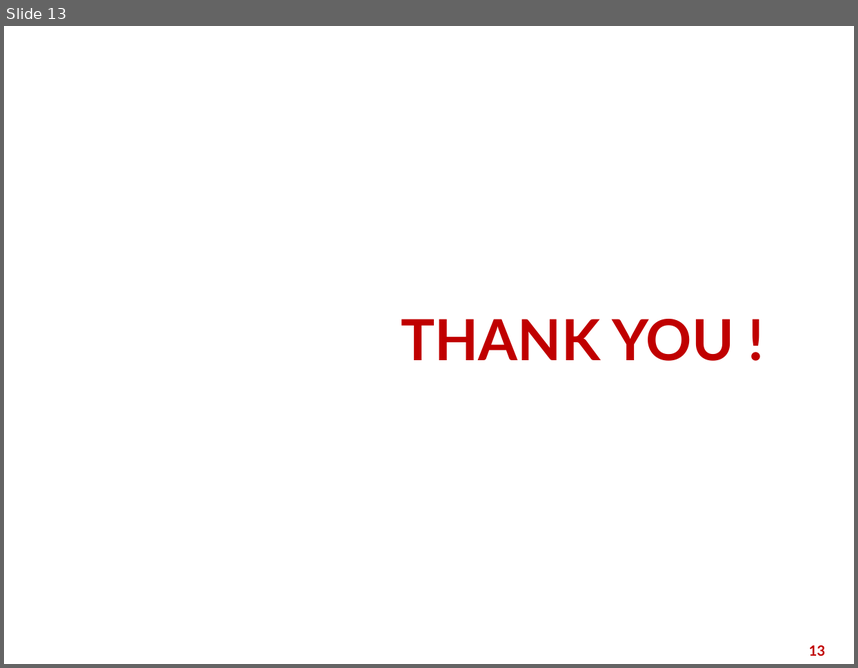
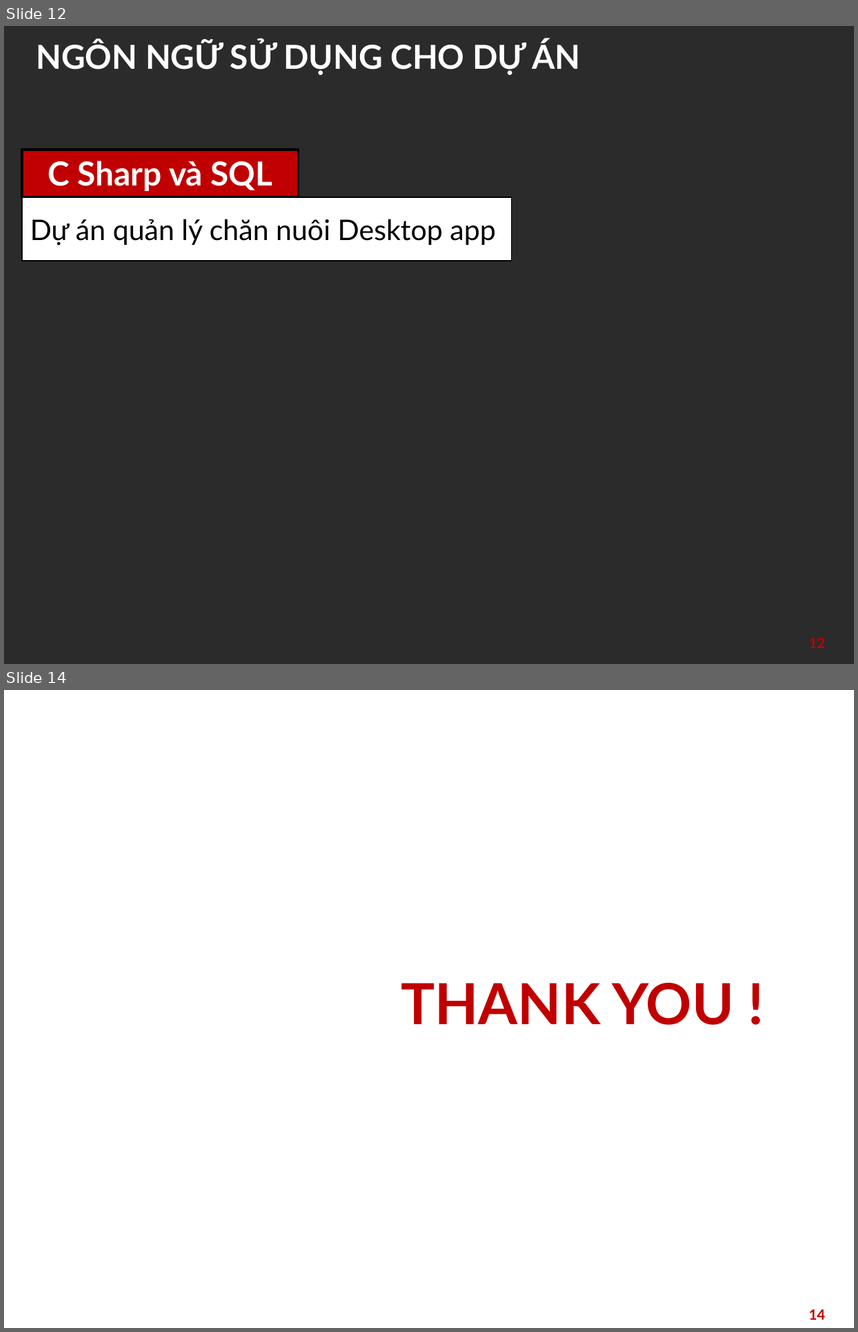
Before and after one commit to KTPM-UD/HUSTFarm-part1, a slide deck: HustFarm_Plan_v1.pptx. Shown one above the other, each under a label of ours: slide 13 before the commit, slides 12 and 14 after it; the slides between them are not shown. The pictures are 858x668 and 858x1332 pixels, drawn with LibreOffice and Linux fonts; fonts in the diff are those of the drawing; background and template pictures are left out; a plain dark background stands for a picture behind light text. Boxes give left, top, right and bottom in pixels: in the first picture for what was removed or moved away, otherwise in the second. Text is boxed around its words. In the diff, an @@ line names an element or a change of style, - is before the commit and + after.

Commit message:
Update
thêm ngôn ngữ sử dụng

```diff
--- a/HustFarm_Plan_v1.pptx
+++ b/HustFarm_Plan_v1.pptx
@@ slide 12 added at [4, 26, 854, 664], background picture (left out) @@
@@ title added at [36, 40, 580, 75], 28 pt, text #FFFFFF, bold @@
+NGÔN NGỮ SỬ DỤNG CHO DỰ ÁN
@@ rectangle added at [22, 150, 298, 197], fill #C00000, outline #000000 2.25 pt, 28 pt, text #FFFFFF, bold @@
+C Sharp và SQL
@@ rectangle added at [22, 197, 512, 261], fill #FFFFFF, outline #000000 1 pt, 24 pt, text #000000 @@
+Dự án quản lý chăn nuôi Desktop app
@@ page number added at [809, 637, 826, 648], 12 pt, text #C00000, bold @@
+12
@@ what was slide 13 is now slide 14 @@
@@ page number at [809, 1309, 826, 1319]: text changed @@
-13
+14
```
Also in this commit, not shown: 3 slides changed, 1 other slide added, 1 slide removed.
